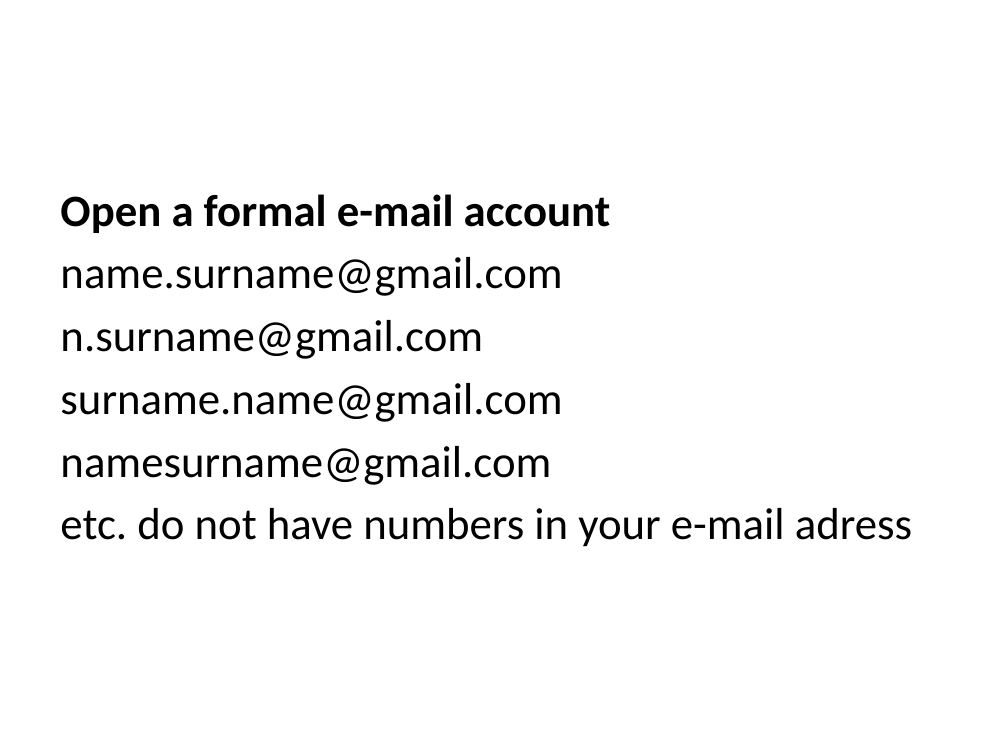
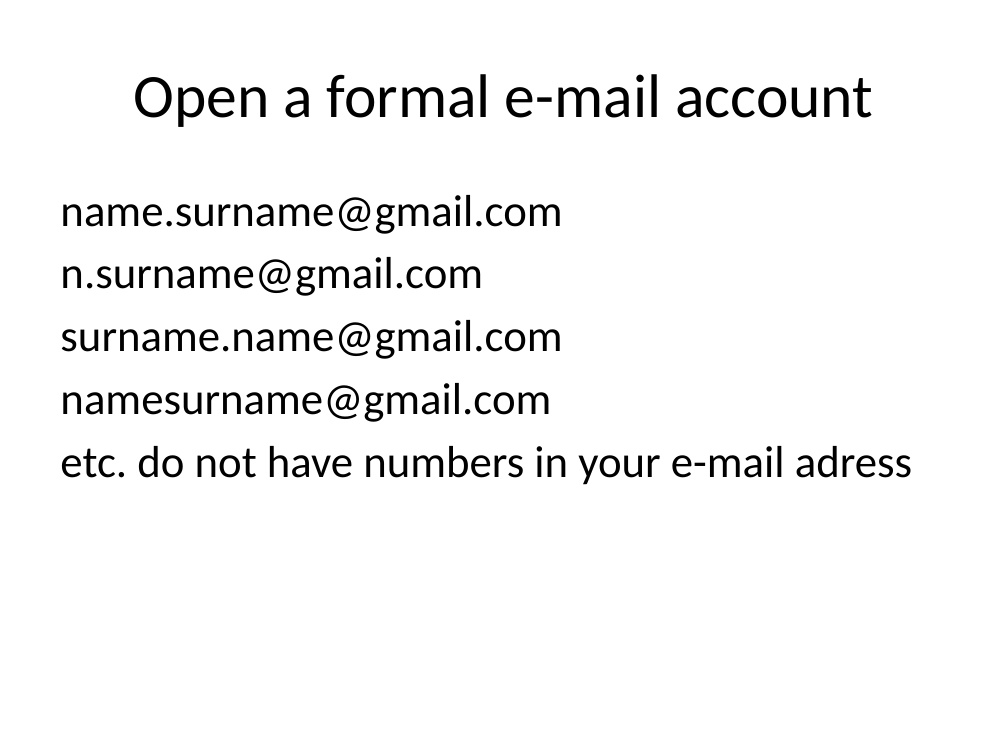
Before and after one commit to ucoruh/ce103-algorithms-and-programming-I, a slide deck: slide 11 of docs/week-1-intro/ce103-week-1-intro.en.md_word.pptx. Drawn at 1008x756 pixels with LibreOffice and Linux fonts; fonts in the diff are those of the drawing. Boxes give left, top, right and bottom in pixels: in the first picture for what was removed or moved away, otherwise in the second. Text is boxed around its words. In the diff, an @@ line names an element or a change of style, - is before the commit and + after.

```diff
--- a/docs/week-1-intro/ce103-week-1-intro.en.md_word.pptx
+++ b/docs/week-1-intro/ce103-week-1-intro.en.md_word.pptx
@@ title added at <box>133,74,873,127</box>, 44 pt, text #000000 @@
+Open a formal e-mail account
@@ text at <box>60,194,611,233</box>: paragraph removed @@
-Open a formal e-mail account
```
Also in this commit, not shown: 39 other slides changed, 9 slides added, 1 slide removed, 19 other files.
